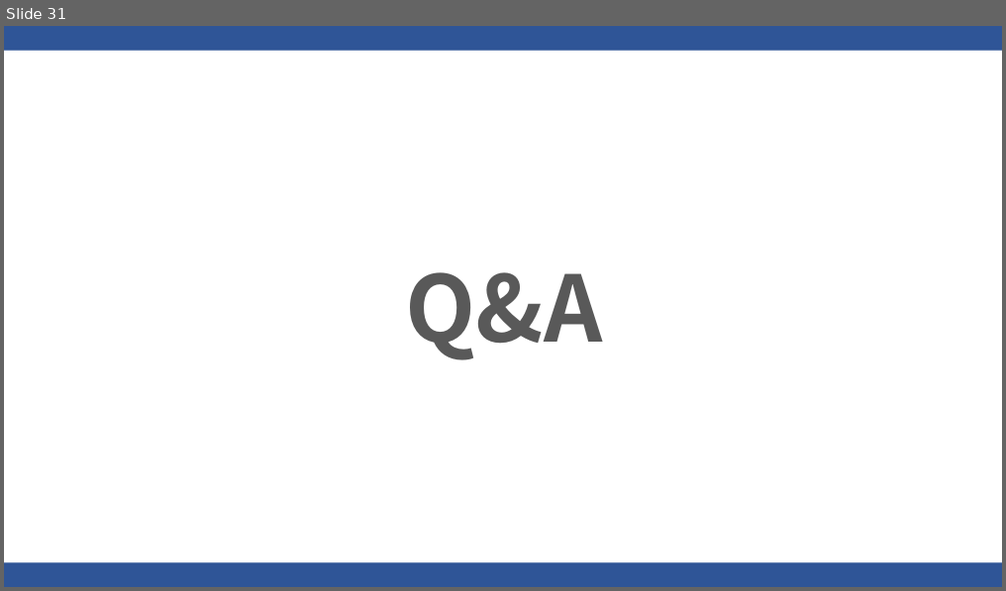
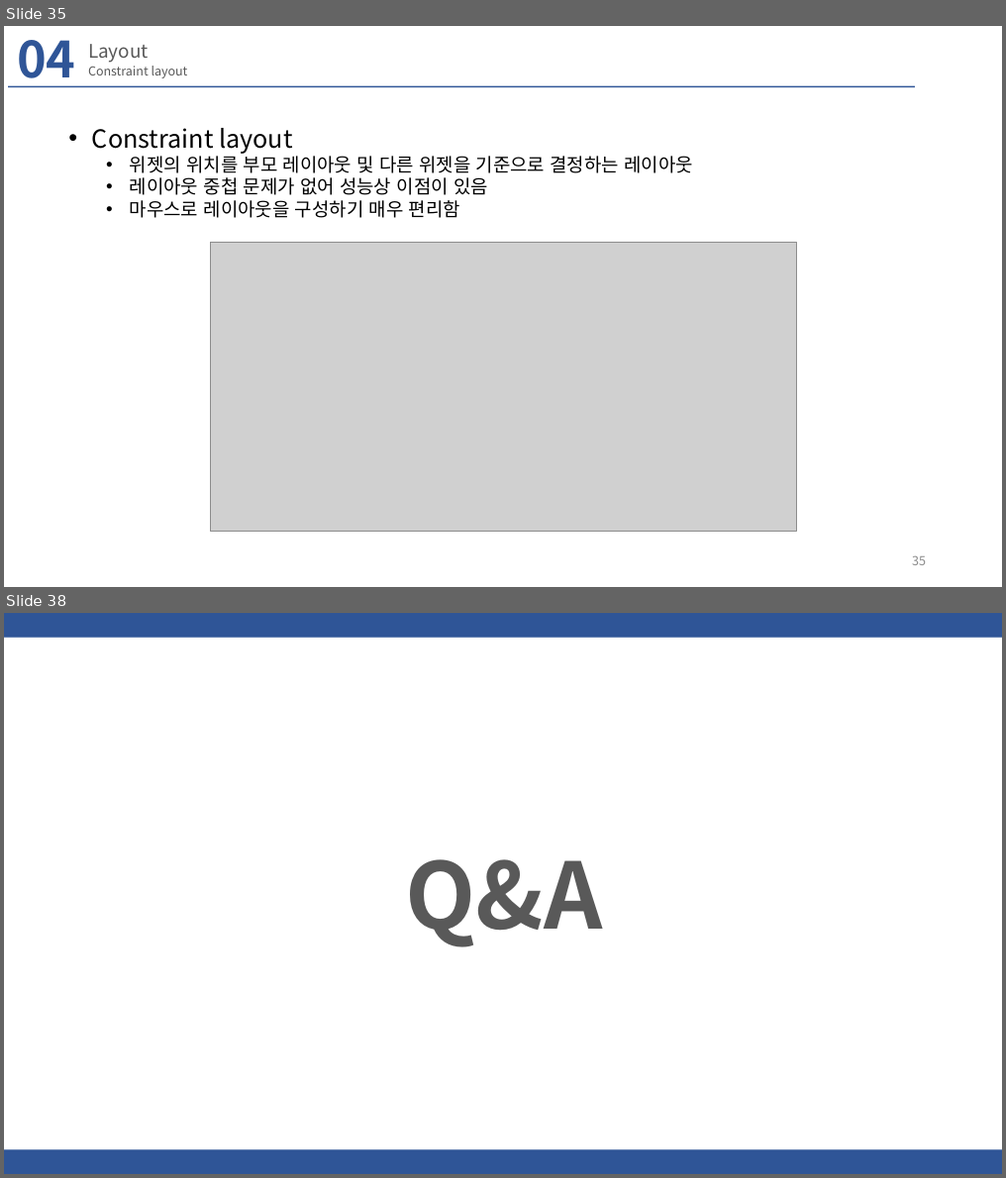
Before and after one commit to hyeonsanghwang/Lab_study, a slide deck: PPT/카메라 기반 실시간 영상처리 기능을 포함한 안드로이드 앱 개발 01.pptx. Shown one above the other, each under a label of ours: slide 31 before the commit, slides 35 and 38 after it; the slides between them are not shown. The pictures are 1006x591 and 1006x1178 pixels, drawn with LibreOffice and Linux fonts; fonts in the diff are those of the drawing; grey boxes stand for pictures; background and template pictures are left out. Boxes give left, top, right and bottom in pixels: in the first picture for what was removed or moved away, otherwise in the second. Text is boxed around its words. In the diff, an @@ line names an element or a change of style, - is before the commit and + after.

```diff
--- a/PPT/카메라 기반 실시간 영상처리 기능을 포함한 안드로이드 앱 개발 01.pptx
+++ b/PPT/카메라 기반 실시간 영상처리 기능을 포함한 안드로이드 앱 개발 01.pptx
@@ slide 35 added at box(4, 26, 1002, 587), background #FFFFFF @@
@@ text added at box(17, 40, 75, 87), 48 pt, text #2F5597, bold @@
+04
@@ title added at box(88, 44, 149, 63), 18 pt, text #595959 @@
+Layout
@@ text added at box(88, 66, 188, 78), 11.9 pt, text #595959 @@
+Constraint layout
@@ rectangle added at box(8, 85, 915, 87), fill #2F5597 @@
@@ text added at box(92, 128, 693, 218), 18 pt, text #000000 @@
+• Constraint layout
+  • 위젯의 위치를 부모 레이아웃 및 다른 위젯을 기준으로 결정하는 레이아웃
+  • 레이아웃 중첩 문제가 없어 성능상 이점이 있음
+  • 마우스로 레이아웃을 구성하기 매우 편리함
@@ picture added at box(210, 243, 796, 532) @@
@@ page number added at box(912, 557, 926, 566), 12 pt, text #8C8C8C @@
+35
@@ what was slide 31 is now slide 38 @@
```
Also in this commit, not shown: 6 other slides added.
